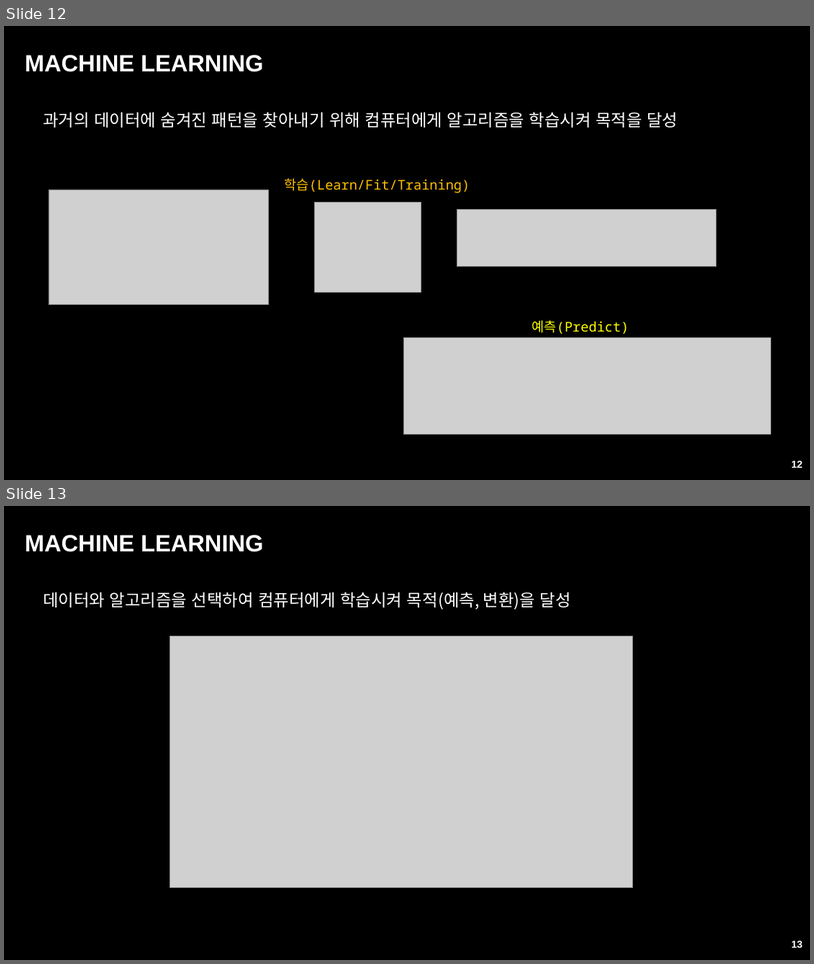
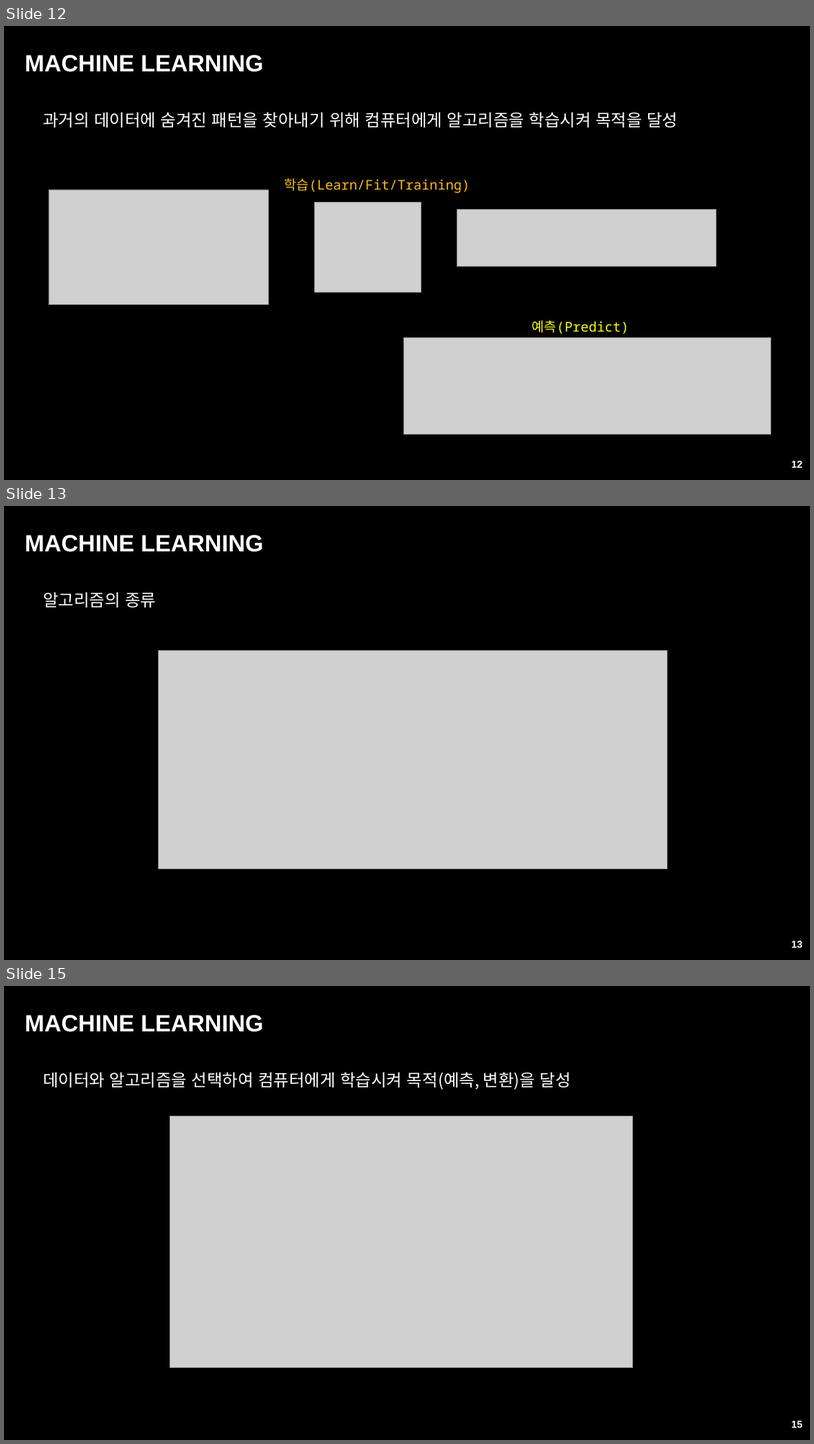
Before and after one commit to ancestor9/24_fall_Big-Data-Processing-coding-, a slide deck: 빅데이터처리.pptx. Shown one above the other, each under a label of ours: slides 12 and 13 before the commit, slides 12, 13 and 15 after it; the slides between them are not shown. The pictures are 814x964 and 814x1444 pixels, drawn with LibreOffice and Linux fonts; fonts in the diff are those of the drawing; grey boxes stand for pictures; background and template pictures are left out. Boxes give left, top, right and bottom in pixels: in the first picture for what was removed or moved away, otherwise in the second. Text is boxed around its words. In the diff, an @@ line names an element or a change of style, - is before the commit and + after.

```diff
--- a/빅데이터처리.pptx
+++ b/빅데이터처리.pptx
@@ slide 13 added at box(4, 506, 810, 960), background picture (left out) @@
@@ title added at box(25, 535, 263, 552), 28 pt, text #FFFFFF, bold @@
+MACHINE LEARNING
@@ text added at box(43, 592, 156, 608), 20 pt, text #FFFFFF @@
+알고리즘의 종류
@@ picture added at box(158, 651, 668, 869) @@
@@ page number added at box(792, 940, 803, 947), 12 pt, text #FFFFFF, bold @@
+13
@@ what was slide 13 is now slide 15 @@
@@ page number at box(792, 1420, 803, 1427): text changed @@
-13
+15
```
Also in this commit, not shown: 1 other slide added.
